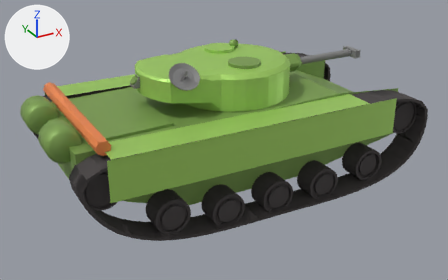
Two versions of the glTF model mini_tank_legends_models/ghost.glb, one commit apart.
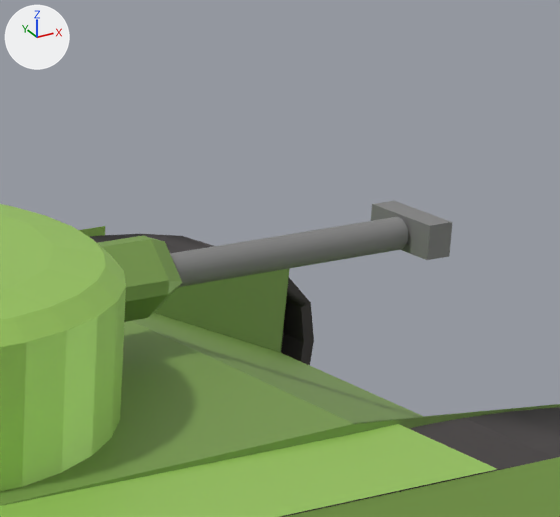
The first picture shows the older version from a camera (50 mm lens) standing at (-8.79, -17.48, 8.91) and looking at (-0.58, -2.55, 1.45). The close-ups show the older and then the newer version on the part from 59% to 86% of the width and 1% to 41% of the height of that picture. Only the edits that show in the close-ups are written down. The lights are fixed; the arrows at upper left show +X, +Y and +Z. Where no turn or scale is listed for an object, it has been applied to the vertices.
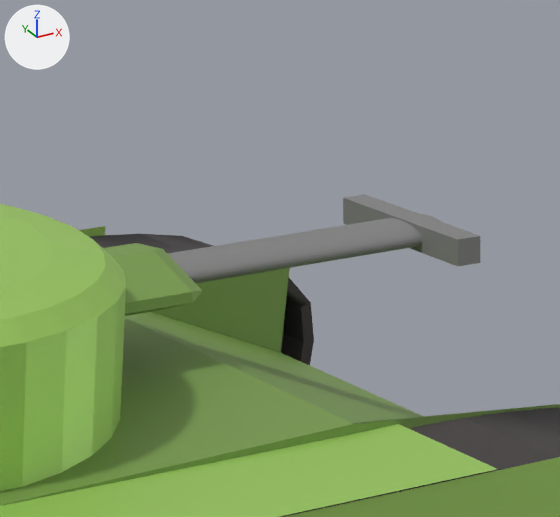
Pixel boxes [x1, y1, x2, y2] of what changed, in the close-ups (560 x 517 px):
'Cylinder.027', moved, turned, rescaled: before [170, 217, 408, 287]; after [167, 214, 441, 283]
'Cube.008', moved, turned, rescaled: before [98, 236, 182, 322]; after [103, 243, 203, 316]
'Cube.009', moved, turned, rescaled: before [371, 201, 452, 260]; after [343, 194, 480, 266]

Patch to the scene script:
```diff
--- a/mini_tank_legends_models/ghost.glb.py
+++ b/mini_tank_legends_models/ghost.glb.py
@@ ob_cube_008 @@
 ob_cube_008 = bpy.data.objects.new('Cube.008', me_cube_015)
-ob_cube_008.location = (1.731, -2.247, 3.401)
-ob_cube_008.rotation_euler = (0.785, 0.0, -0.00387)  # degrees (45, 0, -0.2)
-ob_cube_008.scale = (0.481, 0.227, 0.227)
+ob_cube_008.parent = ob_cylinder_023
+ob_cube_008.location = (1.129, 0.109, 0.181)
+ob_cube_008.rotation_euler = (0.746, -0.00622, 0.0516)  # degrees (43, -0.4, 3)
+ob_cube_008.scale = (0.279, 0.267, 0.267)
@@ ob_cylinder_027 @@
 ob_cylinder_027 = bpy.data.objects.new('Cylinder.027', me_cylinder_050)
-ob_cylinder_027.location = (2.823, -2.227, 3.404)
-ob_cylinder_027.rotation_euler = (1.571, 0.0, 1.569)  # degrees (90, 0, 90)
-ob_cylinder_027.scale = (0.116, 0.116, 1.39)
+ob_cylinder_027.parent = ob_cube_008
+ob_cylinder_027.location = (2.845, 0.0892, -0.0676)
+ob_cylinder_027.rotation_euler = (1.573, 0.785, 1.575)  # degrees (90, 45, 90)
+ob_cylinder_027.scale = (0.51, 0.51, 2.89)
@@ ob_cube_009 @@
 ob_cube_009 = bpy.data.objects.new('Cube.009', me_cube_016)
-ob_cube_009.location = (4.34, -2.217, 3.408)
-ob_cube_009.rotation_euler = (0.0, 0.0, -0.0177)  # degrees (0, 0, -1)
-ob_cube_009.scale = (0.0977, 0.322, 0.123)
+ob_cube_009.parent = ob_cube_008
+ob_cube_009.location = (5.427, 0.148, -0.102)
+ob_cube_009.rotation_euler = (-0.785, -0.016, -0.00934)  # degrees (-45, -0.9, -0.5)
+ob_cube_009.scale = (0.203, 1.42, 0.541)
```
